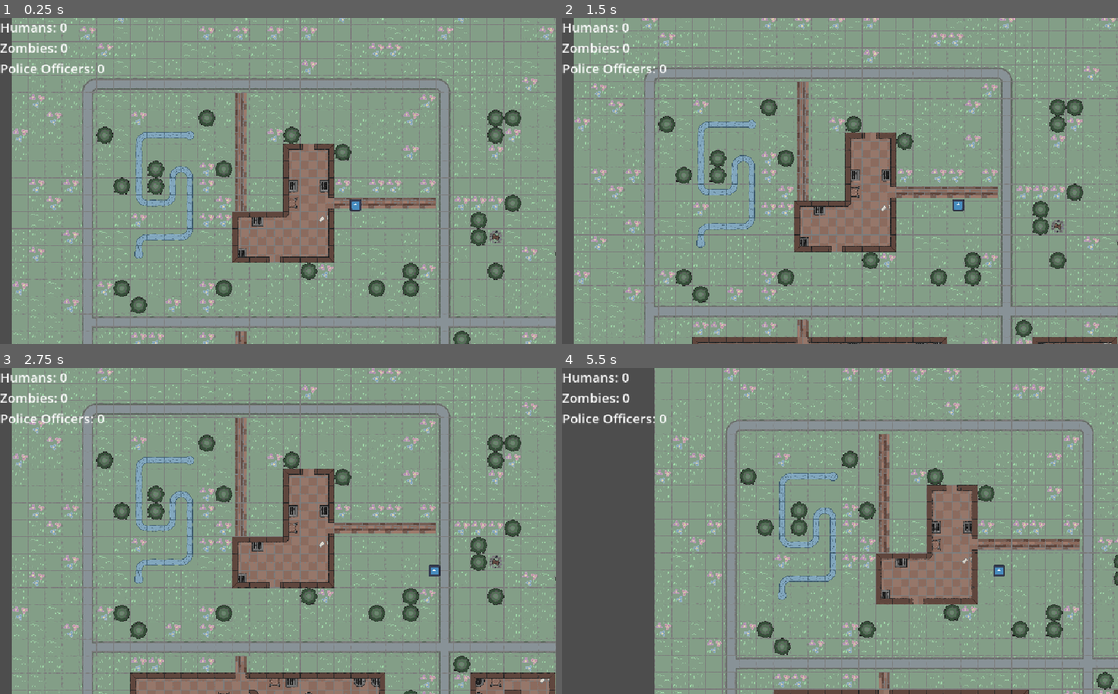
Above: before the commit, frames 1-4 (two rows, left to right).
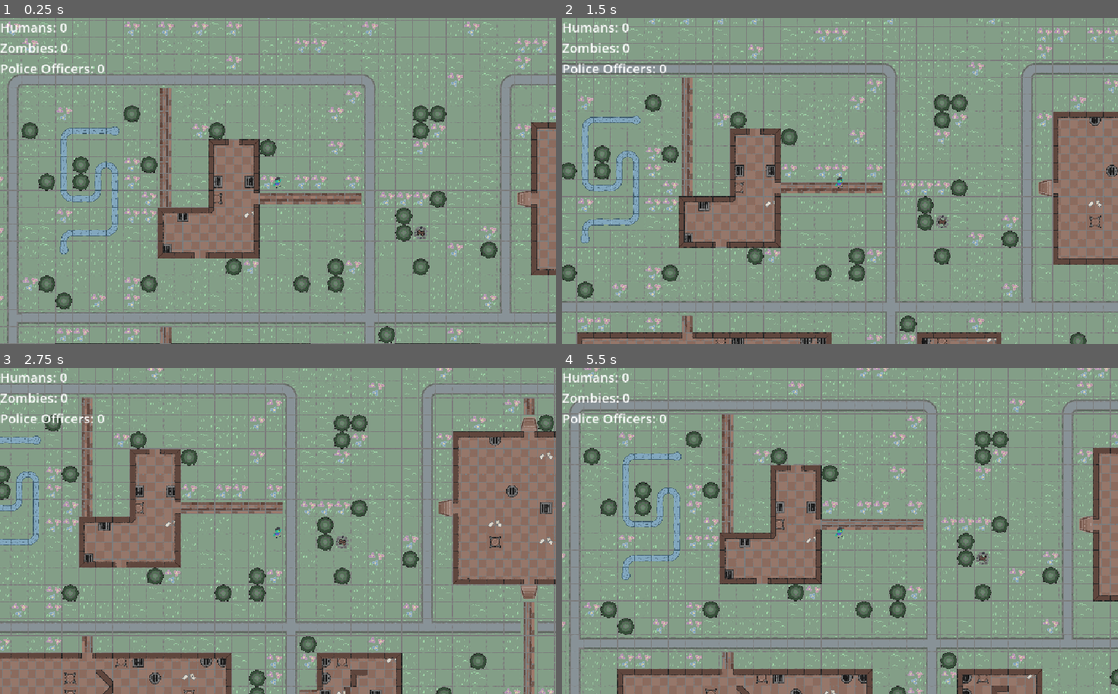
Above: after the commit, the same moments.

Repository: padraik/JamSepticEye
Game: Godot game, scene res://scenes/main.tscn
Same seed, same stepped clock (60 frames per second), same inputs: the game is played once before the commit and once after it. The engine's default icon, where the game draws it, is replaced by a stand-in: a white triangle on a blue panel in a dark square.
Inputs:
- Up to frame 1 (0.25 s): no input
- Up to frame 2 (1.5 s): tap Enter (ui_accept) at 0.5, 0.77 s; hold D (move_right) 0.53-1.28 s; hold S (move_down) from 1.28 s (still down)
- Up to frame 3 (2.75 s): tap Enter (ui_accept) at 1.52 s; release S (move_down) at 2.03 s; hold D (move_right) from 2.03 s (still down)
- Up to frame 4 (5.5 s): release D (move_right) at 2.78 s; hold W (move_up) 2.78-3.53 s; tap Enter (ui_accept) at 3.02, 3.77, 4.52 s; hold A (move_left) 3.53-5.03 s; hold S (move_down) from 5.03 s (still down)

The runs differ from the first frame. In frame 1, 41% of the frame differs, in the area x 0-100%, y 0-100%; in frame 2, 47%; in frame 3, 51%; in frame 4, 54%.

Commit message:
turned player into zombie

Diff:
--- a/scenes/main.tscn
+++ b/scenes/main.tscn
@@ -7,9 +7,6 @@
 
 [node name="Main" type="Node2D"]
 script = ExtResource("1_jg0ve")
-
-[node name="Player" parent="." instance=ExtResource("2_abcde")]
-position = Vector2(512, 300)
 
 [node name="Grass" type="TileMapLayer" parent="."]
 tile_map_data = PackedByteArray("AAAVAA0AAAAHAAAAAAAVAAwAAAAAAAAAAAAVAAsAAAAAAAAAAAAVAAoAAAAEAAYAAAAVAAkAAAAAAAAAAAAVAA …(58352 unchanged characters)…
@@ -27,9 +24,9 @@
 tile_map_data = PackedByteArray("AAACAAUAAAAJAAAAAAACAAYAAAAKAAAAAGACAAcAAAAJAAAAAGADAAcAAAAKAAAAADAEAAcAAAALAAEAADAFAA …(1872 unchanged characters)…
 tile_set = ExtResource("3_jyhfs")
 
+[node name="Player" parent="." instance=ExtResource("2_abcde")]
+position = Vector2(855, 324)
+
 [node name="GameUI" type="CanvasLayer" parent="."]
 
 [node name="HUD" parent="GameUI" instance=ExtResource("6_abcde")]
-
-[node name="Player2" parent="." instance=ExtResource("2_abcde")]
-position = Vector2(870, 434)
--- a/scenes/player.tscn
+++ b/scenes/player.tscn
@@ -1,7 +1,7 @@
 [gd_scene load_steps=5 format=3 uid="uid://b5w5d0f6v7q0h"]
 
-[ext_resource type="Script" path="res://scripts/player.gd" id="1_abcde"]
-[ext_resource type="Texture2D" path="res://icon.svg" id="2_fghij"]
+[ext_resource type="Script" uid="uid://dsoqtop4v2by1" path="res://scripts/player.gd" id="1_abcde"]
+[ext_resource type="Texture2D" uid="uid://c2s35vbjsdur7" path="res://assets/character_zombie_attack1.png" id="2_g2els"]
 
 [sub_resource type="CapsuleShape2D" id="CapsuleShape2D_12345"]
 radius = 29.0
@@ -14,19 +14,20 @@
 script = ExtResource("1_abcde")
 
 [node name="Sprite2D" type="Sprite2D" parent="."]
-scale = Vector2(0.5, 0.5)
-texture = ExtResource("2_fghij")
+scale = Vector2(0.3, 0.3)
+texture = ExtResource("2_g2els")
 
 [node name="CollisionShape2D" type="CollisionShape2D" parent="."]
+scale = Vector2(0.7, 0.7)
 shape = SubResource("CapsuleShape2D_12345")
 
 [node name="Camera2D" type="Camera2D" parent="."]
-current = true
 zoom = Vector2(0.333, 0.333)
 
 [node name="ConversionArea" type="Area2D" parent="."]
 collision_layer = 0
-collision_mask = 1
 
 [node name="CollisionShape2D" type="CollisionShape2D" parent="ConversionArea"]
+position = Vector2(0, 7.02)
+scale = Vector2(0.27, 0.27)
 shape = SubResource("CircleShape2D_abcde")
Binary file added: assets/character_zombie_attack1.png
Not shown, added: assets/character_zombie_attack1.png.import
